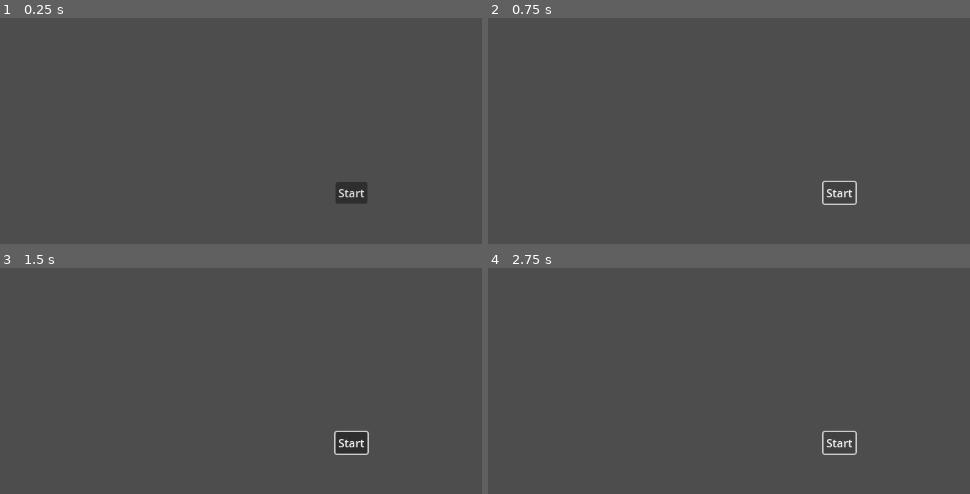
Above: before the commit, frames 1-4 (two rows, left to right).
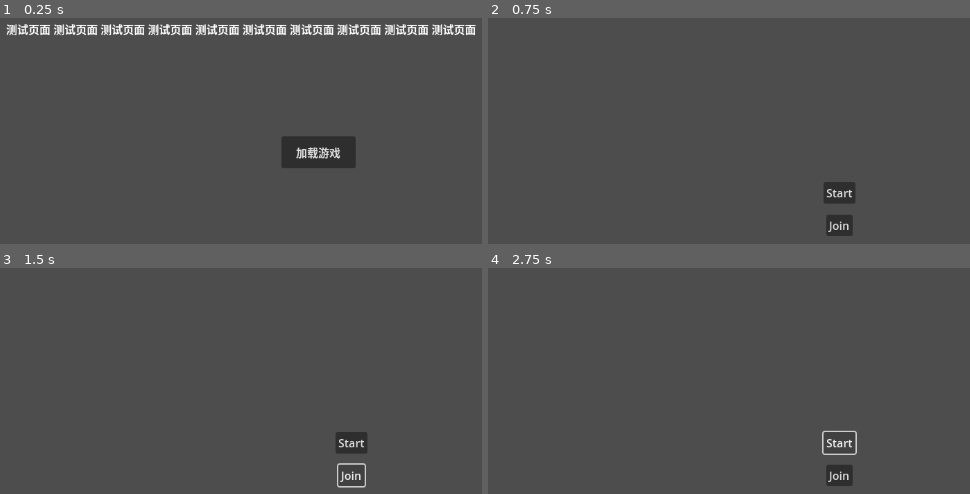
Above: after the commit, the same moments.

Repository: pupil1337/ppgame
Game: Godot game, scene res://scene/level/test_entry.tscn
Two runs of this game, one before a commit and one after it. Both use one fixed random seed, a clock stepped at 60 frames per second and the inputs below. Before the commit the project starts from res://scene/gui/menu/menu_main.tscn.
Inputs (mouse positions are in pixels of both pictures, inside the frame that each line leads up to):
- Up to frame 1 (0.25 s): no input
- Up to frame 2 (0.75 s): click "Start" (after the commit: "加载游戏") at 0.5 s
- Up to frame 3 (1.5 s): click (351, 475) at 1.25 s, where only the run after the commit has a clickable "Join"
- Up to frame 4 (2.75 s): click "Start" at 2 s

The runs differ from the first frame. In frame 1, 5.6% of the frame differs, in the area x 1-99%, y 2-82%; in frame 2, 0.6%; in frame 3, 0.4%; in frame 4, 0.4%.

Commit message:
增加入口地图、multiplayer单例

Diff:
--- a/ppgame/project/project.godot
+++ b/ppgame/project/project.godot
@@ -11,7 +11,7 @@
 [application]
 
 config/name="ppgame"
-run/main_scene="res://scene/gui/menu/menu_main.tscn"
+run/main_scene="res://scene/level/test_entry.tscn"
 config/features=PackedStringArray("4.2", "Forward Plus")
 config/icon="res://icon.svg"
 
--- a/ppgame/project/scene/gui/menu/menu_main.tscn
+++ b/ppgame/project/scene/gui/menu/menu_main.tscn
@@ -1,14 +1,15 @@
 [gd_scene format=3 uid="uid://dbinf5tsesp7l"]
 
-[node name="MenuMain" type="MenuMain" node_paths=PackedStringArray("start_button")]
+[node name="MenuMain" type="MenuMain" node_paths=PackedStringArray("start_button", "join_button")]
 anchors_preset = 15
 anchor_right = 1.0
 anchor_bottom = 1.0
 grow_horizontal = 2
 grow_vertical = 2
-start_button = NodePath("Button")
+start_button = NodePath("Start")
+join_button = NodePath("Join")
 
-[node name="Button" type="Button" parent="."]
+[node name="Start" type="Button" parent="."]
 layout_mode = 1
 anchors_preset = 8
 anchor_left = 0.5
@@ -22,3 +23,14 @@
 grow_horizontal = 2
 grow_vertical = 2
 text = "Start"
+
+[node name="Join" type="Button" parent="."]
+layout_mode = 1
+anchors_preset = -1
+anchor_left = 0.5
+anchor_top = 0.574
+anchor_right = 0.5
+anchor_bottom = 0.574
+grow_horizontal = 2
+grow_vertical = 2
+text = "Join"
--- /dev/null
+++ b/ppgame/project/scene/level/entry.tscn
@@ -0,0 +1,7 @@
+[gd_scene load_steps=2 format=3 uid="uid://chs6mqvnvptrv"]
+
+[ext_resource type="PackedScene" uid="uid://dbinf5tsesp7l" path="res://scene/gui/menu/menu_main.tscn" id="1_pxlum"]
+
+[node name="Entry" type="Entry"]
+
+[node name="MenuMain" parent="." instance=ExtResource("1_pxlum")]
--- /dev/null
+++ b/ppgame/project/scene/level/test_entry.tscn
@@ -0,0 +1,37 @@
+[gd_scene load_steps=2 format=3 uid="uid://hd32kkyn175u"]
+
+[sub_resource type="GDScript" id="GDScript_gt2xv"]
+script/source = "extends Control
+
+func _on_button_pressed():
+	var entry = load(\"res://scene/level/entry.tscn\").instantiate()
+	get_tree().root.add_child(entry)
+	queue_free()
+"
+
+[node name="Control" type="Control"]
+layout_mode = 3
+anchors_preset = 15
+anchor_right = 1.0
+anchor_bottom = 1.0
+grow_horizontal = 2
+grow_vertical = 2
+script = SubResource("GDScript_gt2xv")
+
+[node name="Button" type="Button" parent="."]
+layout_mode = 0
+offset_left = 475.0
+offset_top = 243.0
+offset_right = 582.0
+offset_bottom = 289.0
+text = "加载游戏"
+
+[node name="Label" type="Label" parent="."]
+layout_mode = 0
+offset_left = 78.0
+offset_top = 76.0
+offset_right = 756.0
+offset_bottom = 99.0
+text = "测试页面 测试页面 测试页面 测试页面 测试页面 测试页面 测试页面 测试页面 测试页面 测试页面"
+
+[connection signal="pressed" from="Button" to="." method="_on_button_pressed"]
Not shown, changed: ppgame.code-workspace
Not shown, changed: ppgame/src/register_types.cpp
Not shown, added: ppgame/src/scene/entry.cpp
Not shown, added: ppgame/src/scene/entry.h
Not shown, changed: ppgame/src/scene/gui/menu/menu_main.cpp
Not shown, changed: ppgame/src/scene/gui/menu/menu_main.h
Not shown, added: ppgame/src/system/multiplayerSystem.cpp
Not shown, added: ppgame/src/system/multiplayerSystem.h
